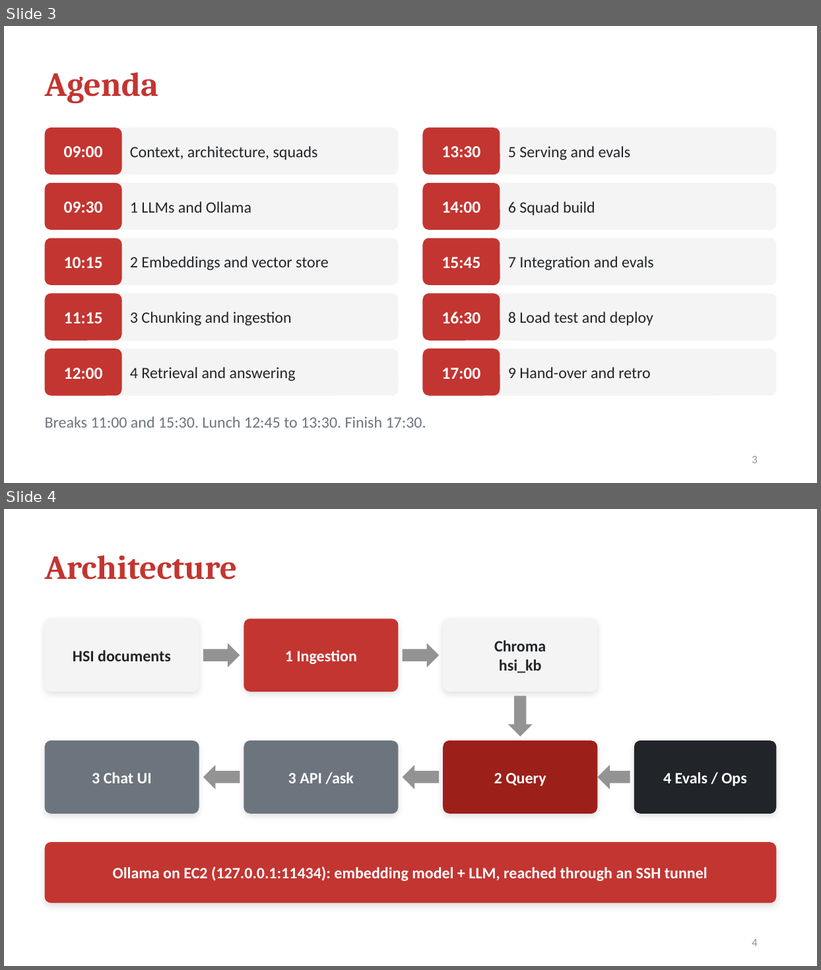
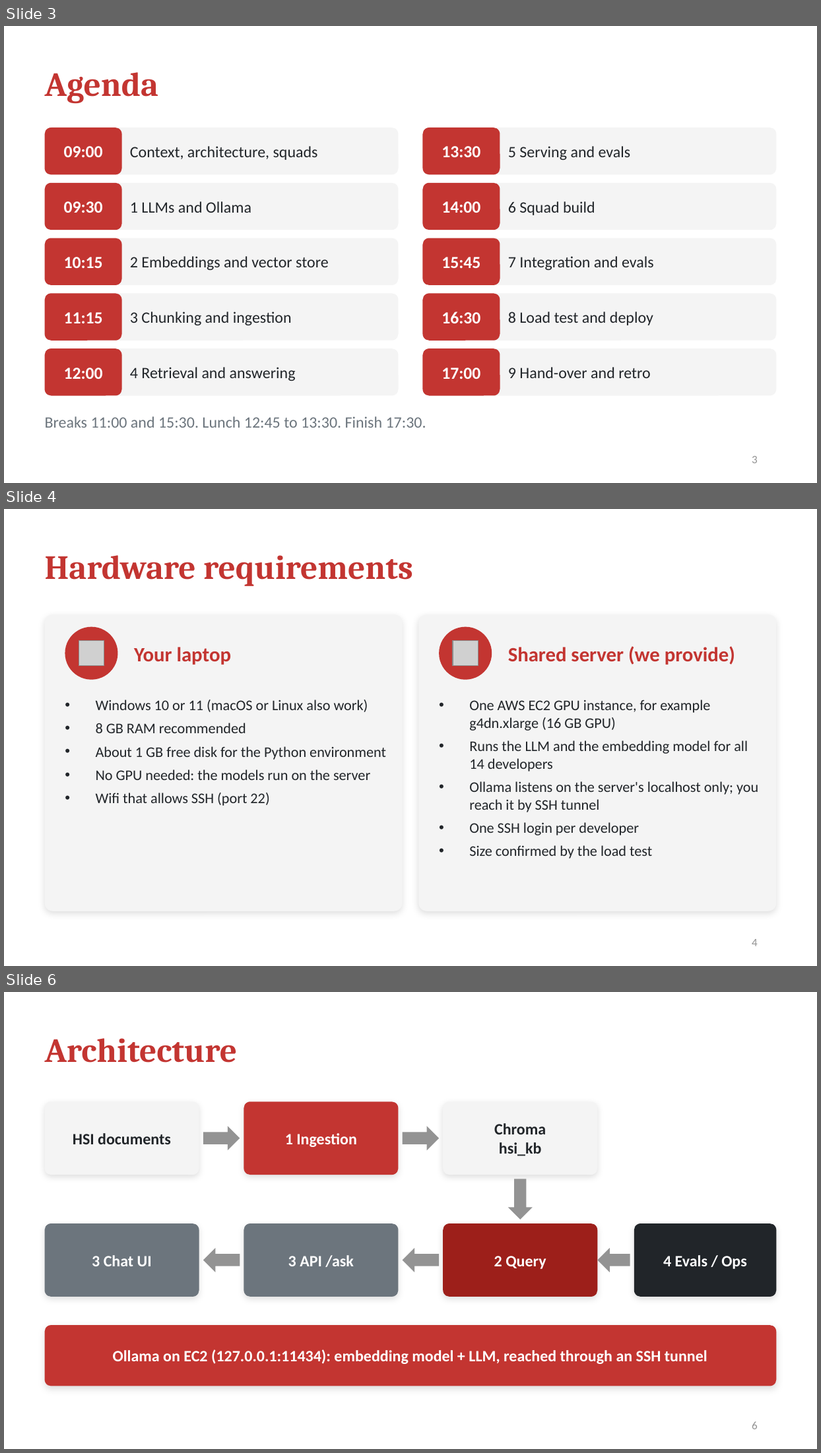
Before and after one commit to arshdeep-bengaluru/hsi-ai-training, a slide deck: slides/HSI_RAG_Dev_Workshop.pptx. Shown one above the other, each under a label of ours: slides 3 and 4 before the commit, slides 3, 4 and 6 after it; the slides between them are not shown. The pictures are 821x970 and 821x1453 pixels, drawn with LibreOffice and Linux fonts; fonts in the diff are those of the drawing; grey boxes stand for pictures. Boxes give left, top, right and bottom in pixels: in the first picture for what was removed or moved away, otherwise in the second. Text is boxed around its words. In the diff, an @@ line names an element or a change of style, - is before the commit and + after.

```diff
--- a/slides/HSI_RAG_Dev_Workshop.pptx
+++ b/slides/HSI_RAG_Dev_Workshop.pptx
@@ slide 4 added at [4, 509, 817, 966], background #FFFFFF @@
@@ title added at [45, 555, 413, 586], 30 pt, text #C33531, bold @@
+Hardware requirements
@@ rounded rectangle added at [45, 615, 403, 912], fill #F4F4F4 @@
@@ ellipse added at [65, 627, 118, 680], fill #C33531 @@
@@ rounded rectangle added at [418, 615, 776, 912], fill #F4F4F4 @@
@@ ellipse added at [439, 627, 492, 680], fill #C33531 @@
@@ picture added at [79, 641, 104, 666] @@
@@ text added at [134, 647, 232, 665], 18 pt, text #C33531, bold @@
+Your laptop
@@ picture added at [453, 641, 478, 666] @@
@@ text added at [508, 646, 735, 665], 18 pt, text #C33531, bold @@
+Shared server (we provide)
@@ text added at [96, 700, 386, 806], 13 pt, text #212529 @@
+• Windows 10 or 11 (macOS or Linux also work)
+• 8 GB RAM recommended
+• About 1 GB free disk for the Python environment
+• No GPU needed: the models run on the server
+• Wifi that allows SSH (port 22)
@@ text added at [469, 700, 758, 859], 13 pt, text #212529 @@
+• One AWS EC2 GPU instance, for example g4dn.xlarge (16 GB GPU)
+• Runs the LLM and the embedding model for all 14 developers
+• Ollama listens on the server's localhost only; you reach it by SSH tunnel
+• One SSH login per developer
+• Size confirmed by the load test
@@ page number added at [752, 939, 758, 947], 10 pt, text #939393 @@
+4
@@ what was slide 4 is now slide 6 @@
@@ page number at [752, 1422, 758, 1430]: text changed @@
-4
+6
```
Also in this commit, not shown: 1 slide changed, 1 other slide added, 3 other files.
